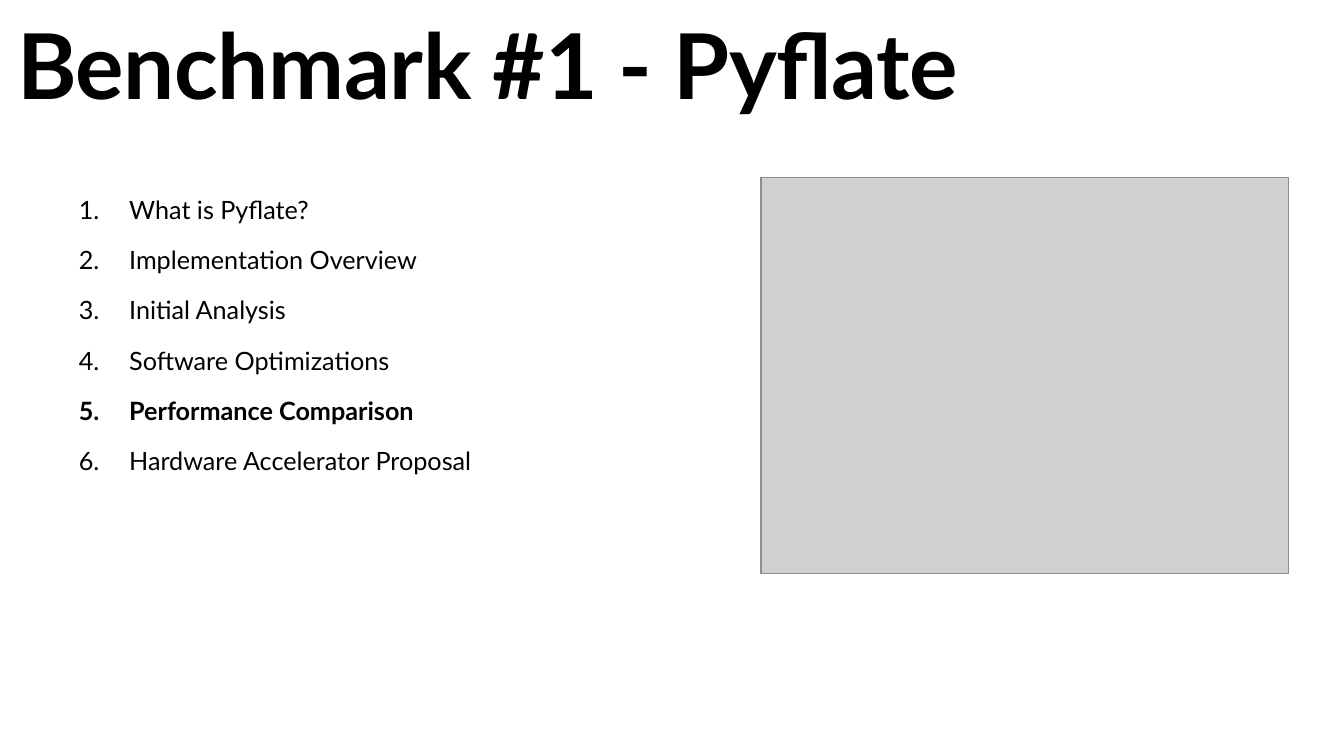
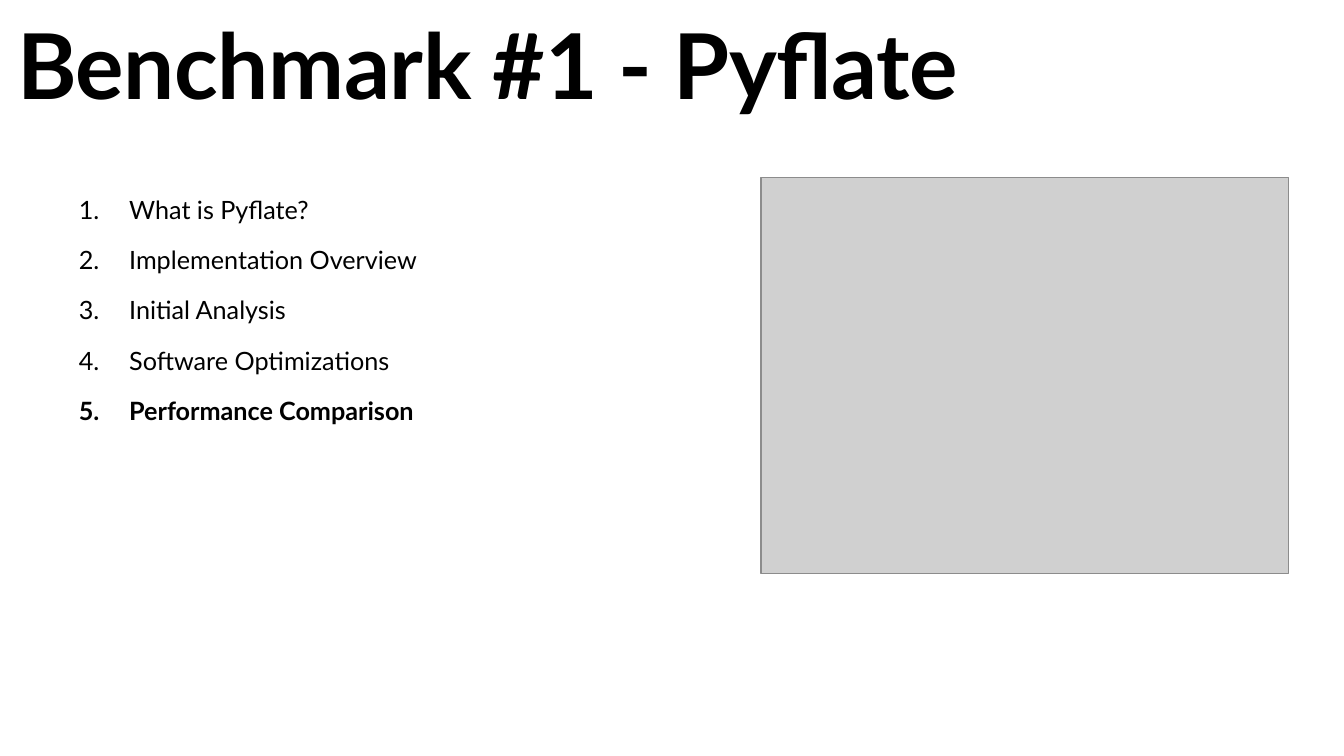
Before and after one commit to oridaniel09/nnproject, a slide deck: slide 28 of FinalPresentation.pptx. Drawn at 1344x756 pixels with LibreOffice and Linux fonts; fonts in the diff are those of the drawing; grey boxes stand for pictures. Boxes give left, top, right and bottom in pixels: in the first picture for what was removed or moved away, otherwise in the second. Text is boxed around its words. In the diff, an @@ line names an element or a change of style, - is before the commit and + after.

```diff
--- a/FinalPresentation.pptx
+++ b/FinalPresentation.pptx
@@ text at [129, 451, 472, 475]: paragraph removed @@
-6. Hardware Accelerator Proposal
```
Also in this commit, not shown: 5 other slides changed.
